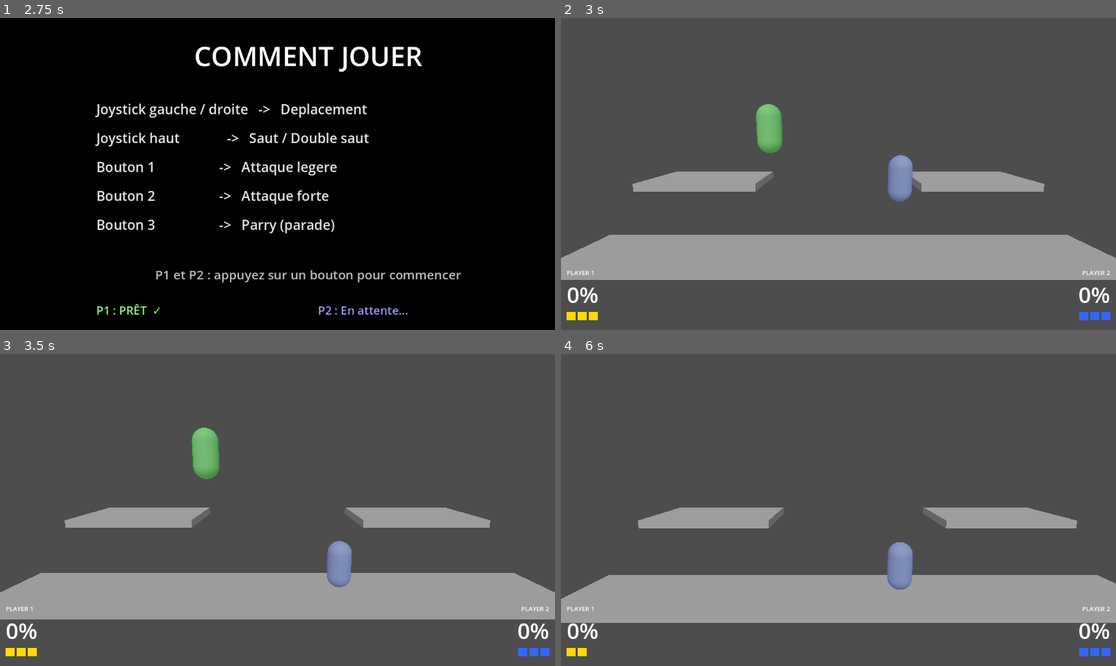
Above: before the commit, frames 1-4 (two rows, left to right).
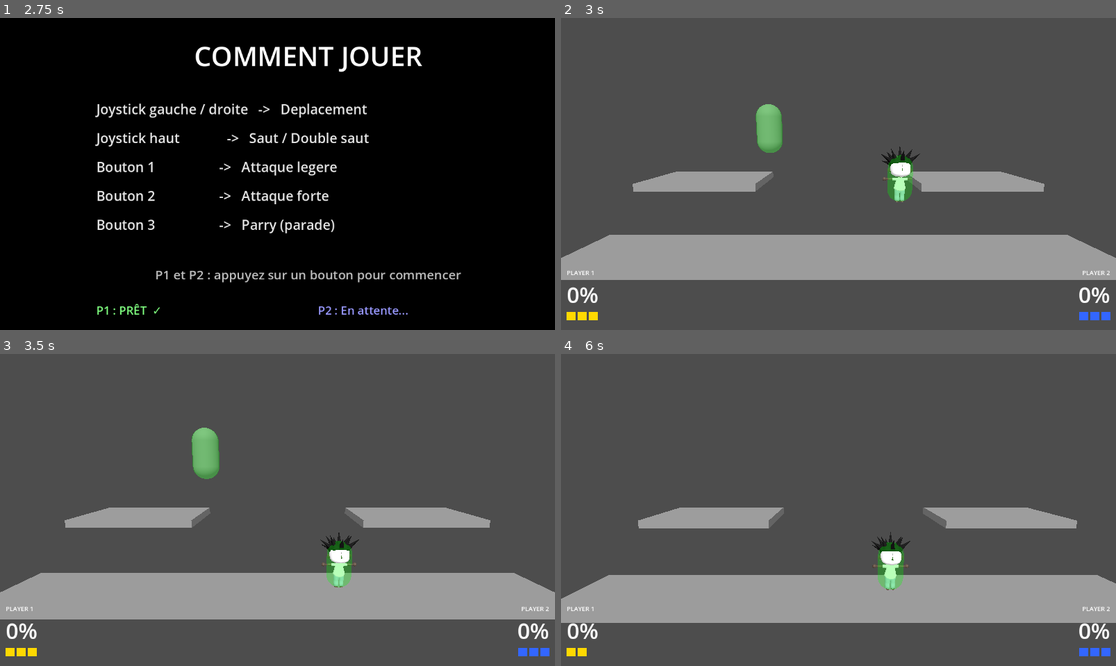
Above: after the commit, the same moments.

Repository: jesuisviko/SmashArcade
Game: Godot game, scene res://scenes/ui/how_to_play.tscn
The game is run twice, just before and just after one commit, with the same random seed, the same clock (stepped at 60 frames per second) and the same inputs. This scene is started directly instead of the project's main scene.
Inputs:
- Up to frame 1 (2.75 s): tap Enter at 0.5, 2 s; hold D (p1_right) 0.53-1.28 s; tap E (p1_attack_light) at 0.6 s; tap Space (p1_parry) at 1.25, 2.1 s; hold S (p1_down) 1.28-2.03 s; tap R (p1_attack_strong) at 1.35 s; hold D (p1_right) from 2.03 s (still down)
- Up to frame 2 (3 s): tap Space (p1_parry) at 2.75 s; release D (p1_right) at 2.78 s; hold W (p1_up) from 2.78 s (still down); tap Keypad 1 (p2_attack_light) at 2.85 s
- Up to frame 3 (3.5 s): keep holding W (p1_up)
- Up to frame 4 (6 s): release W (p1_up) at 3.53 s; hold A (p1_left) 3.53-5.03 s; tap one key every 0.75 s from 3.6 s: Keypad 2 (p2_attack_strong) Down (p2_down) Left (p2_left) Keypad 0 (p2_parry); hold S (p1_down) 5.03-5.78 s; hold D (p1_right) from 5.78 s (still down)

Frame 1 is identical in both runs. In frame 2, 0.7% of the frame differs, in the area x 57-65%, y 41-60%; in frame 3, 0.7%; in frame 4, 1.0%, in the area x 55-64%, y 57-76%.

Commit message:
UPDATE : premier modèle
ajout du premier modèle 3D : Lil Uzi Vert (nom a changer).

Ajout TEMPORAIRE de plein de fichiers.blend, qu'il faudra supprimer bientôt.

Diff:
--- a/scenes/characters/base_character.tscn
+++ b/scenes/characters/base_character.tscn
@@ -11,7 +11,7 @@
 height = 1.4
 
 [sub_resource type="BoxShape3D" id="BoxShape3D_attack"]
-size = Vector3(0.7, 0.56, 1.0)
+size = Vector3(0.7, 0.56, 1)
 
 [sub_resource type="CapsuleShape3D" id="CapsuleShape3D_hurt"]
 radius = 0.368
@@ -21,11 +21,11 @@
 script = ExtResource("1_base")
 
 [node name="CollisionShape3D" type="CollisionShape3D" parent="."]
-position = Vector3(0, 0.7, 0)
+transform = Transform3D(1, 0, 0, 0, 1, 0, 0, 0, 1, 0, 0.7, 0)
 shape = SubResource("CapsuleShape3D_body")
 
 [node name="MeshInstance3D" type="MeshInstance3D" parent="."]
-position = Vector3(0, 0.7, 0)
+transform = Transform3D(1, 0, 0, 0, 1, 0, 0, 0, 1, 0, 0.7, 0)
 mesh = SubResource("CapsuleMesh_body")
 
 [node name="AttackHitbox" type="Area3D" parent="."]
@@ -33,14 +33,14 @@
 monitorable = false
 
 [node name="CollisionShape3D" type="CollisionShape3D" parent="AttackHitbox"]
+transform = Transform3D(1, 0, 0, 0, 1, 0, 0, 0, 0.1, 0, 0, 0)
+shape = SubResource("BoxShape3D_attack")
 disabled = true
-scale = Vector3(1, 1, 0.1)
-shape = SubResource("BoxShape3D_attack")
 
 [node name="HurtBox" type="Area3D" parent="."]
-position = Vector3(0, 0.7, 0)
+transform = Transform3D(1, 0, 0, 0, 1, 0, 0, 0, 1, 0, 0.7, 0)
 monitoring = false
 
 [node name="CollisionShape3D" type="CollisionShape3D" parent="HurtBox"]
-scale = Vector3(1, 1, 0.1)
+transform = Transform3D(1, 0, 0, 0, 1, 0, 0, 0, 0.1, 0, 0, 0)
 shape = SubResource("CapsuleShape3D_hurt")
--- a/scenes/characters/char_01.tscn
+++ b/scenes/characters/char_01.tscn
@@ -1,3 +1,16 @@
-[gd_scene format=3 uid="uid://c1iwfjp2fby0x"]
+[gd_scene load_steps=4 format=3 uid="uid://c1iwfjp2fby0x"]
 
-[node name="Char01" type="Node2D"]
+[ext_resource type="PackedScene" uid="uid://cgvtoqoyovu4y" path="res://scenes/characters/base_character.tscn" id="1_base"]
+[ext_resource type="Script" uid="uid://kn280tmymfqr" path="res://scripts/characters/char_01.gd" id="2_script"]
+[ext_resource type="PackedScene" uid="uid://xs5q18gom34k" path="res://assets/models/characters/char_01.glb" id="3_model"]
+
+[node name="Char01" instance=ExtResource("1_base")]
+script = ExtResource("2_script")
+
+[node name="MeshInstance3D" parent="." index="1"]
+visible = false
+
+[node name="Model" type="Node3D" parent="." index="4"]
+transform = Transform3D(0.7, 0, 0, 0, 0.7, 0, 0, 0, 0.7, 0, 0, 0)
+
+[node name="char_01" parent="Model" index="0" instance=ExtResource("3_model")]
--- a/scripts/characters/base_character.gd
+++ b/scripts/characters/base_character.gd
@@ -1,4 +1,5 @@
 extends CharacterBody3D
+class_name BaseCharacter
 
 enum State {
 	IDLE, RUN, JUMP, FALL,
--- a/scripts/characters/char_01.gd
+++ b/scripts/characters/char_01.gd
@@ -1,11 +1,9 @@
-extends Node
+extends BaseCharacter
 
-
-# Called when the node enters the scene tree for the first time.
 func _ready() -> void:
-	pass # Replace with function body.
-
-
-# Called every frame. 'delta' is the elapsed time since the previous frame.
-func _process(delta: float) -> void:
-	pass
+	char_height       = 1.4
+	char_radius       = 0.35
+	weight_multiplier = 1.0
+	char_speed        = 12.0
+	player_id         = 1
+	super._ready()
--- a/scripts/systems/game_scene.gd
+++ b/scripts/systems/game_scene.gd
@@ -1,7 +1,39 @@
 extends Node3D
+
+const CHAR_SCENES : Dictionary = {
+	1: "res://scenes/characters/char_01.tscn",
+	2: "res://scenes/characters/base_character.tscn",
+	3: "res://scenes/characters/base_character.tscn",
+	4: "res://scenes/characters/base_character.tscn",
+}
+
+const P1_START := Vector3(-2.0, 2.0, 0.0)
+const P2_START := Vector3( 2.0, 2.0, 0.0)
 
 
 func _ready() -> void:
 	GameManager.reset()
-	GameManager.register_player(1, $Player1)
-	GameManager.register_player(2, $Player2)
+	var p1 := _spawn_player(1, GameManager.p1_character, P1_START)
+	var p2 := _spawn_player(2, GameManager.p2_character, P2_START)
+	# Correction post-instanciation : certains persos hardcodent player_id dans leur _ready(),
+	# ce qui peut fausser les registrations. On corrige ici après les deux instanciations.
+	p1.player_id = 1
+	p2.player_id = 2
+	GameManager.register_player(1, p1)
+	GameManager.register_player(2, p2)
+
+
+func _spawn_player(pid: int, char_id: int, start_pos: Vector3) -> CharacterBody3D:
+	# Libère le placeholder de la scène (base_character.tscn statique dans game.tscn)
+	var placeholder: Node = get_node_or_null("Player" + str(pid))
+	if placeholder:
+		placeholder.queue_free()
+
+	var path   : String       = CHAR_SCENES.get(char_id, CHAR_SCENES[2])
+	var scene  : PackedScene  = load(path)
+	var player : CharacterBody3D = scene.instantiate()
+	player.name       = "Player" + str(pid)
+	player.debug_mode = true
+	add_child(player)
+	player.global_position = start_pos
+	return player
--- a/scripts/ui/character_select.gd
+++ b/scripts/ui/character_select.gd
@@ -49,8 +49,8 @@
 			_p2_ok = true
 			_refresh()
 	if _p1_ok and _p2_ok:
-		GameManager.p1_character = _p1_idx
-		GameManager.p2_character = _p2_idx
+		GameManager.p1_character = _p1_idx + 1   # 0-based → 1-based (1-4)
+		GameManager.p2_character = _p2_idx + 1
 		get_tree().change_scene_to_file(SCENE_NEXT)
 
 func _refresh() -> void:
Binary file added: assets/models/characters/char_01.glb
Not shown, added: assets/models/characters/char_01.glb.import
Binary file added: assets/models/characters/char_01_Image.png
Not shown, added: assets/models/characters/char_01_Image.png.import
Binary file added: blender projects/GLT4.glb
Not shown, added: blender projects/GLT4.glb.import
Binary file added: blender projects/GLT4_Image.png
Not shown, added: blender projects/GLT4_Image.png.import
Binary file added: blender projects/LGTest3.glb
Not shown, added: blender projects/LGTest3.glb.import
Not shown, added: blender projects/LIL VERT.blend.import
Binary file added: blender projects/LilGreen.glb
(and 25 more such lines)
